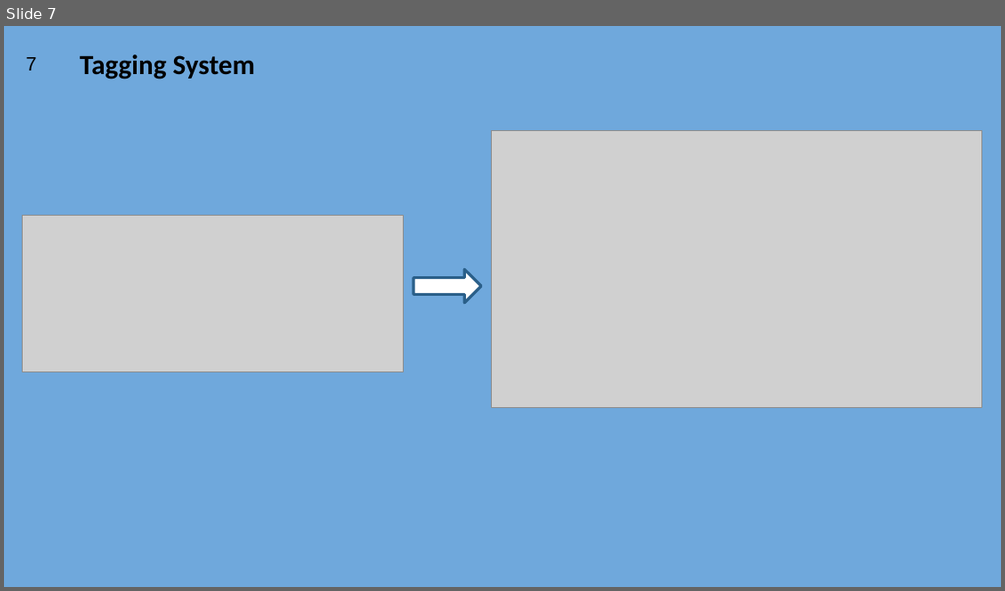
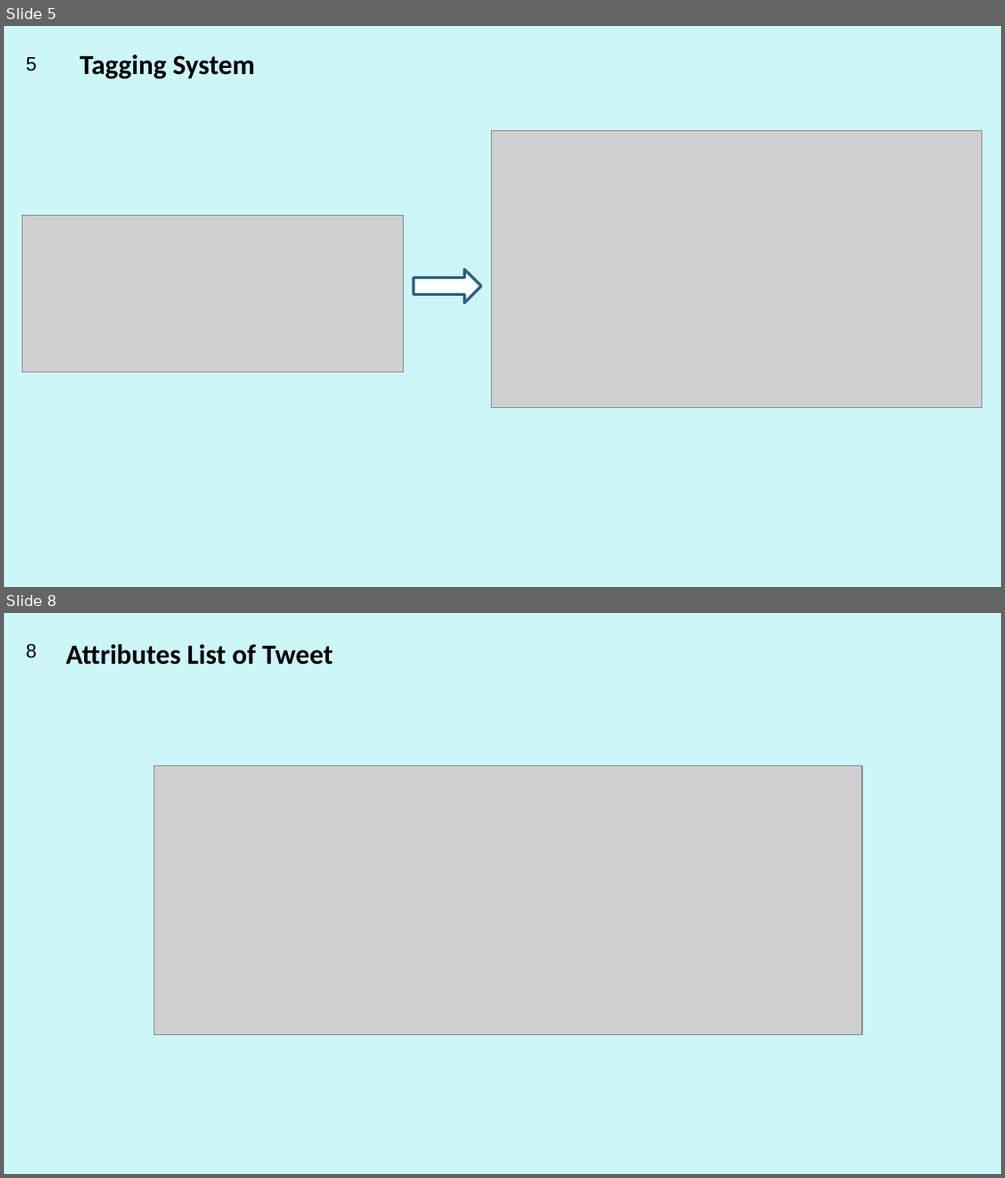
Before and after one commit to bugseerdogan/CSE4095S17_Group3, a slide deck: CSE4095S17_Group3.pptx. Shown one above the other, each under a label of ours: slide 7 before the commit, slides 5 and 8 after it; the slides between them are not shown. The pictures are 1005x591 and 1005x1178 pixels, drawn with LibreOffice and Linux fonts; fonts in the diff are those of the drawing; grey boxes stand for pictures. Boxes give left, top, right and bottom in pixels: in the first picture for what was removed or moved away, otherwise in the second. Text is boxed around its words. In the diff, an @@ line names an element or a change of style, - is before the commit and + after.

```diff
--- a/CSE4095S17_Group3.pptx
+++ b/CSE4095S17_Group3.pptx
@@ slide 8 added at (x1=4, y1=613, x2=1001, y2=1174), background #CCF6F8 @@
@@ page number added at (x1=26, y1=643, x2=37, y2=658), 14 pt, text #000000 @@
+8
@@ text added at (x1=66, y1=644, x2=332, y2=665), 20 pt, text #000000, bold @@
+Attributes List of Tweet
@@ picture added at (x1=154, y1=765, x2=862, y2=1035) @@
@@ what was slide 7 is now slide 5 @@
@@ slide 5 changed as well @@
@@ background #6FA8DC to #CCF6F8 @@
@@ page number at (x1=26, y1=57, x2=37, y2=71): text changed @@
-7
+5
```
Also in this commit, not shown: 7 other slides changed, 11 other slides added, 3 slides removed.
